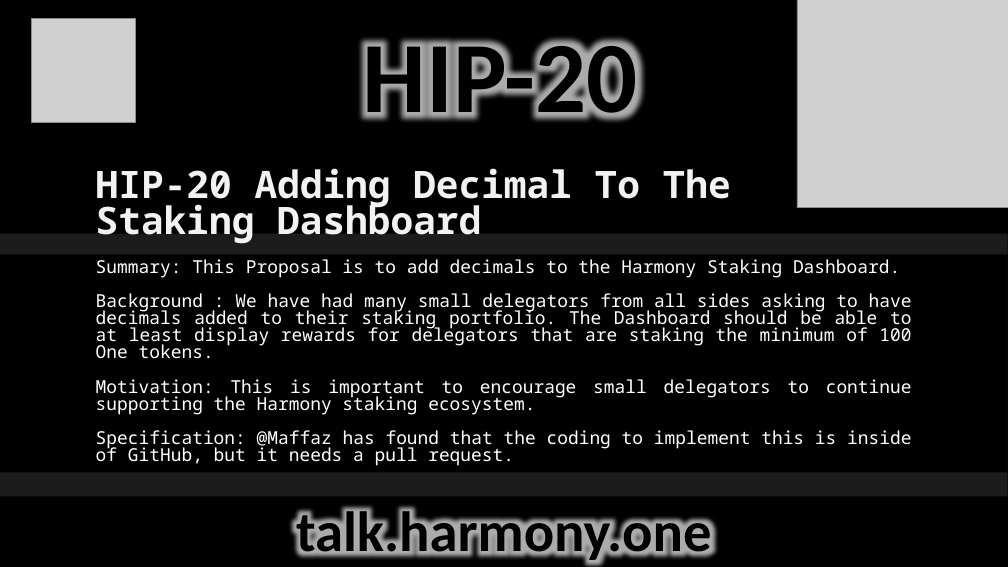
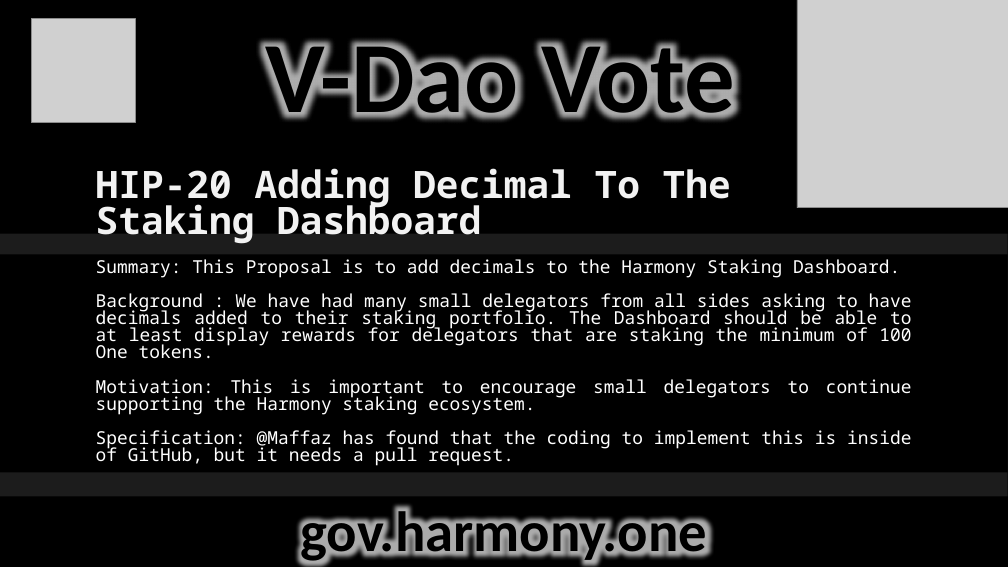
Before and after one commit to harmony-one-vdao/dao_twitter, a slide deck: slide 1 of tweet_data/media/HIP/HIP20.pptx. Drawn at 1008x567 pixels with LibreOffice and Linux fonts; fonts in the diff are those of the drawing; grey boxes stand for pictures; background and template pictures are left out. Boxes give left, top, right and bottom in pixels: in the first picture for what was removed or moved away, otherwise in the second. Text is boxed around its words. In the diff, an @@ line names an element or a change of style, - is before the commit and + after.

```diff
--- a/tweet_data/media/HIP/HIP20.pptx
+++ b/tweet_data/media/HIP/HIP20.pptx
@@ text at box(265, 40, 736, 120): text changed @@
-HIP-20
+V-Dao Vote
@@ text at box(300, 505, 707, 564): text changed @@
-talk.harmony.one
+gov.harmony.one
```
Also in this commit, not shown: 14 other files.
